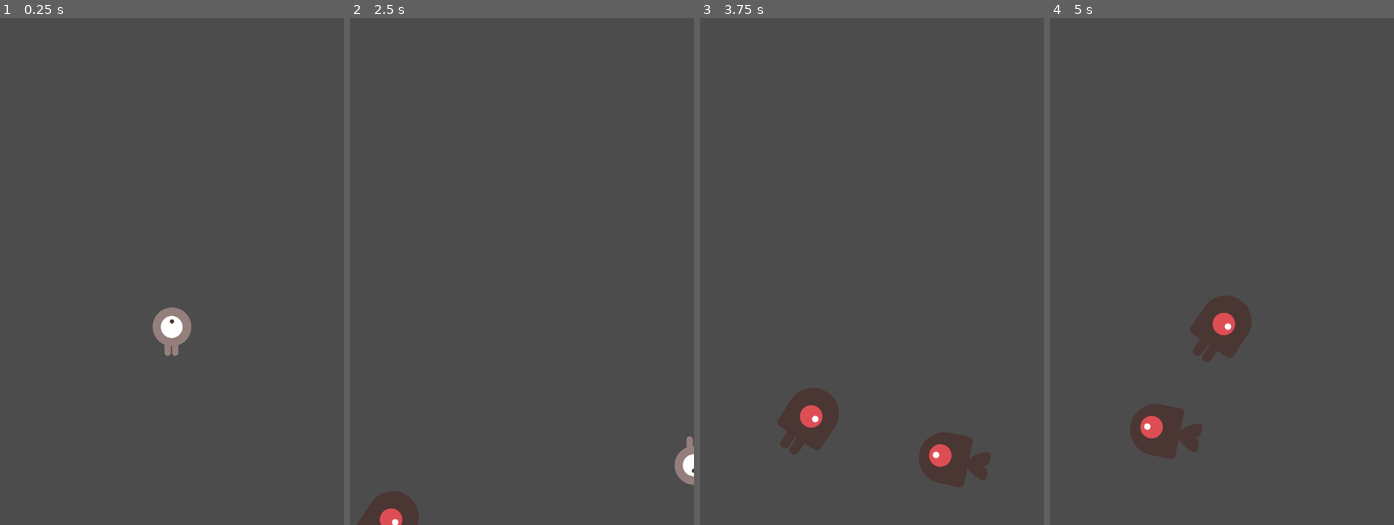
Above: before the commit, frames 1-4 (left to right).
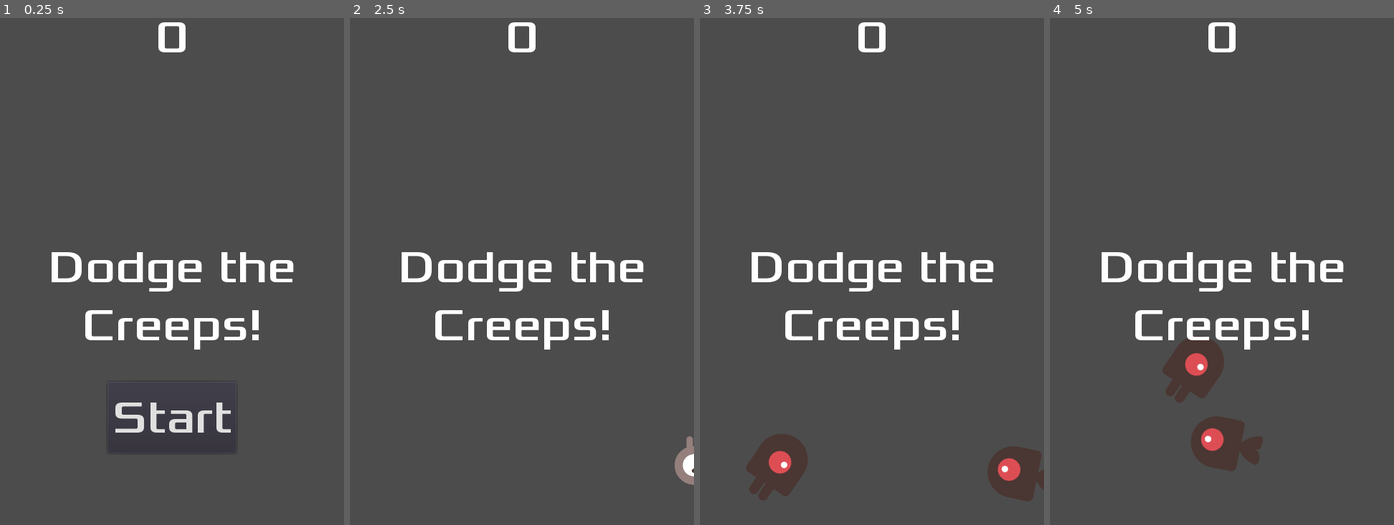
Above: after the commit, the same moments.

Repository: 44351-w21/godot-tutorial-neloe
Game: Godot game, scene res://Main.tscn
Same seed, same stepped clock (60 frames per second), same inputs: the game is played once before the commit and once after it.
Inputs (mouse positions are in pixels of both pictures, inside the frame that each line leads up to):
- Up to frame 1 (0.25 s): no input
- Up to frame 2 (2.5 s): click (522, 418) at 0.5 s, where only the run after the commit has a clickable "Start"; tap Enter at 1.25 s; hold Right (ui_right) 1.28-2.03 s; hold Down (ui_down) from 2.03 s (still down)
- Up to frame 3 (3.75 s): release Down (ui_down) at 2.78 s; hold Right (ui_right) 2.78-3.53 s; hold Up (ui_up) from 3.53 s (still down)
- Up to frame 4 (5 s): release Up (ui_up) at 4.28 s; hold Left (ui_left) from 4.28 s (still down)

The runs differ from the first frame. In frame 1, 4.5% of the frame differs, in the area x 15-86%, y 0-82%; in frame 2, 4.1%; in frame 3, 8.9%, in the area x 13-100%, y 0-96%; in frame 4, 8.4%.

Commit message:
Create HUD scene and add to main

Diff:
--- /dev/null
+++ b/HUD.gd
@@ -0,0 +1,43 @@
+extends CanvasLayer
+
+signal start_game
+
+
+# Declare member variables here. Examples:
+# var a = 2
+# var b = "text"
+
+
+# Called when the node enters the scene tree for the first time.
+func _ready():
+	pass # Replace with function body.
+
+
+func show_message(text):
+	$Message.text = text
+	$Message.show()
+	$MessageTimer.start()
+
+func show_game_over():
+	show_message("Game Over")
+	yield($MessageTimer, "timeout")
+
+	$Message.text = "Dodge the\nCreeps!"
+	$Message.show()
+	#waits for one second
+	#Make a one-shot timer and wait for it to finish
+	yield(get_tree().create_timer(1), "timeout")
+	$StartButton.show()
+
+func update_score(score):
+	$ScoreLabel.text = str(score)
+
+
+
+func _on_StartButton_pressed():
+	$StartButton.hide()
+	emit_signal("start_game")
+
+
+func _on_MessageTimer_timeout():
+	$Message.hide()
--- /dev/null
+++ b/HUD.tscn
@@ -0,0 +1,56 @@
+[gd_scene load_steps=4 format=2]
+
+[ext_resource path="res://dodge_assets/fonts/Xolonium-Regular.ttf" type="DynamicFontData" id=1]
+[ext_resource path="res://HUD.gd" type="Script" id=2]
+
+[sub_resource type="DynamicFont" id=1]
+size = 64
+font_data = ExtResource( 1 )
+
+[node name="HUD" type="CanvasLayer"]
+script = ExtResource( 2 )
+
+[node name="ScoreLabel" type="Label" parent="."]
+anchor_right = 1.0
+margin_bottom = 78.0
+custom_fonts/font = SubResource( 1 )
+text = "0"
+align = 1
+__meta__ = {
+"_edit_use_anchors_": false
+}
+
+[node name="Message" type="Label" parent="."]
+anchor_top = 0.5
+anchor_right = 1.0
+anchor_bottom = 0.5
+margin_top = -39.0
+margin_bottom = 39.0
+custom_fonts/font = SubResource( 1 )
+text = "Dodge the Creeps!"
+align = 1
+autowrap = true
+__meta__ = {
+"_edit_use_anchors_": false
+}
+
+[node name="StartButton" type="Button" parent="."]
+anchor_left = 0.5
+anchor_top = 1.0
+anchor_right = 0.5
+anchor_bottom = 1.0
+margin_left = -90.0
+margin_top = -200.0
+margin_right = 90.0
+margin_bottom = -100.0
+custom_fonts/font = SubResource( 1 )
+text = "Start"
+__meta__ = {
+"_edit_use_anchors_": false
+}
+
+[node name="MessageTimer" type="Timer" parent="."]
+wait_time = 2.0
+one_shot = true
+[connection signal="pressed" from="StartButton" to="." method="_on_StartButton_pressed"]
+[connection signal="timeout" from="MessageTimer" to="." method="_on_MessageTimer_timeout"]
--- a/Main.gd
+++ b/Main.gd
@@ -13,7 +13,7 @@
 	# temporary so we can deploy and have fun
 	#$Player.start(Vector2())
 	randomize()
-	new_game()
+	#new_game()
 
 
 # Called every frame. 'delta' is the elapsed time since the previous frame.
--- a/Main.tscn
+++ b/Main.tscn
@@ -1,8 +1,9 @@
-[gd_scene load_steps=5 format=2]
+[gd_scene load_steps=6 format=2]
 
 [ext_resource path="res://Player.tscn" type="PackedScene" id=1]
 [ext_resource path="res://Main.gd" type="Script" id=2]
 [ext_resource path="res://Mob.tscn" type="PackedScene" id=3]
+[ext_resource path="res://HUD.tscn" type="PackedScene" id=4]
 
 [sub_resource type="Curve2D" id=1]
 _data = {
@@ -31,7 +32,10 @@
 curve = SubResource( 1 )
 
 [node name="MobSpawnLocation" type="PathFollow2D" parent="MobPath"]
+
+[node name="HUD" parent="." instance=ExtResource( 4 )]
 [connection signal="hit" from="Player" to="." method="game_over"]
 [connection signal="timeout" from="MobTimer" to="." method="_on_MobTimer_timeout"]
 [connection signal="timeout" from="ScoreTimer" to="." method="_on_ScoreTimer_timeout"]
 [connection signal="timeout" from="StartTimer" to="." method="_on_StartTimer_timeout"]
+[connection signal="start_game" from="HUD" to="." method="new_game"]
Binary file removed: docs/dodgem.png
Not shown, removed: docs/dodgem.png.import
Not shown, removed: docs/dodgem.html
Not shown, removed: docs/dodgem.js
Not shown, removed: docs/dodgem.pck
Not shown, changed: docs/dodgem.wasm
Not shown, changed: docs/index.pck
